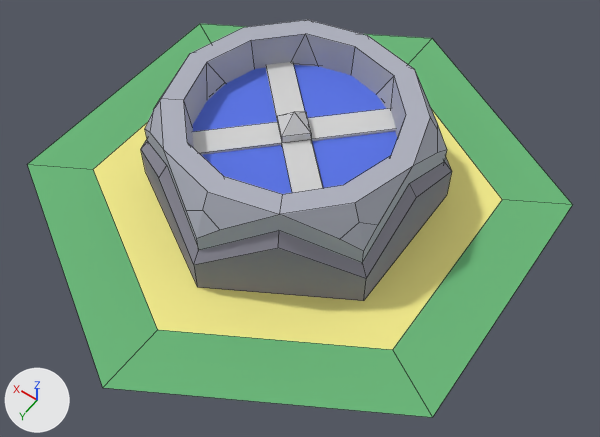
A saved change to the Blender file automancy/models/tiles/basic/files/mixer.blend.
Camera for both pictures: a 50 mm lens placed at (-1.162, 1.593, 2.318), pointed at (-0.128, 0.146, 0.044). Every picture has the same lights, and +X, +Y and +Z are marked at lower left. Mesh edges are drawn as thin lines.

Script lines for the objects in view, before the commit:
```python
me_cylinder = bpy.data.meshes.new('Cylinder')
me_cylinder.from_pydata(...)  # 84 vertices, 45 faces; spans x -0.45..0.45, y -0.52..0.52, z -0.18..0.18
me_cylinder.materials.append(mat_material_006)  # light grey #b0b3bf
me_cylinder_004 = bpy.data.meshes.new('Cylinder.004')
me_cylinder_004.from_pydata([(0.0, 0.75, 0.0), (0.65, 0.38, 0.0), (0.65, -0.38, 0.0), (0.0, -0.75, 0.0), (-0.65, -0.38, 0.0), (-0.65, 0.38, 0.0)], [], [(1, 0, 5, 4, 3, 2)])
me_cylinder_004.materials.append(mat_material_004)  # yellow #f5ed8e
me_cylinder_007 = bpy.data.meshes.new('Cylinder.007')
me_cylinder_007.from_pydata(...)  # 12 vertices, 6 faces; spans x -0.87..0.87, y -1.0..1.0, z 0.0
me_cylinder_007.materials.append(mat_material_005)  # green #6eb97c
ob_0_base = bpy.data.objects.new('0-base', me_cylinder_007)
ob_0_base.location = (0.0, 0.0, 0.0)
ob_1_top = bpy.data.objects.new('1-top', me_cylinder_004)
ob_1_top.location = (0.0, 0.0, 0.0)
ob_2_table = bpy.data.objects.new('2-table', me_cylinder)
ob_2_table.location = (0.0, 0.0, 0.21)
# also in view: '2-table-deco' at (0.0, 0.0, 0.156); 'Cube.001' at (0.0, 0.0, 0.184); 'Cylinder' at (0.0, 0.0, 0.135)
```
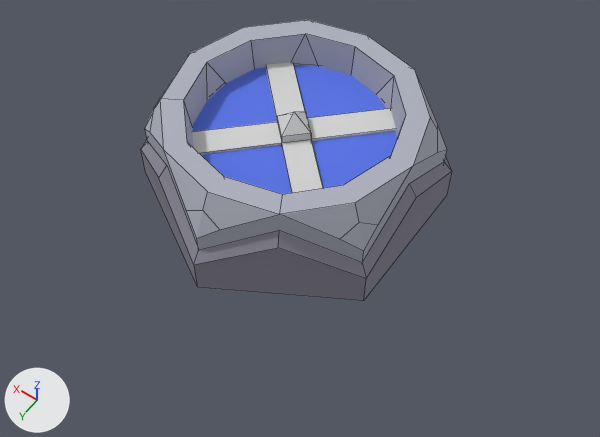
What the commit changed:
Object '1-top' (ob_1_top) is deleted.
Object '0-base' (ob_0_base) is deleted.

Pixel boxes [x1, y1, x2, y2] of what changed, in the pictures (600 x 437 px):
'0-base', deleted (green)
    before: [27, 24, 573, 417]
'1-top', deleted (yellow)
    before: [93, 110, 502, 350]
